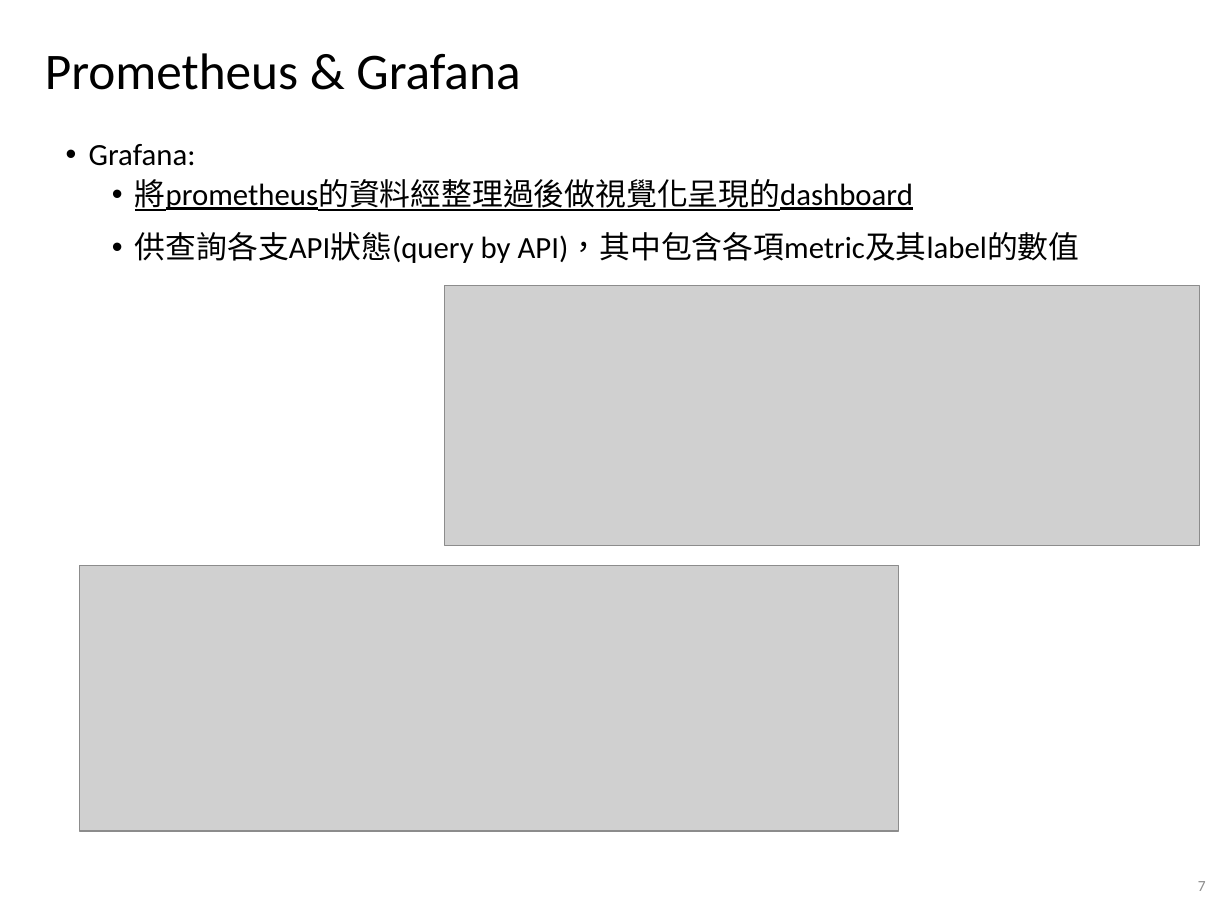
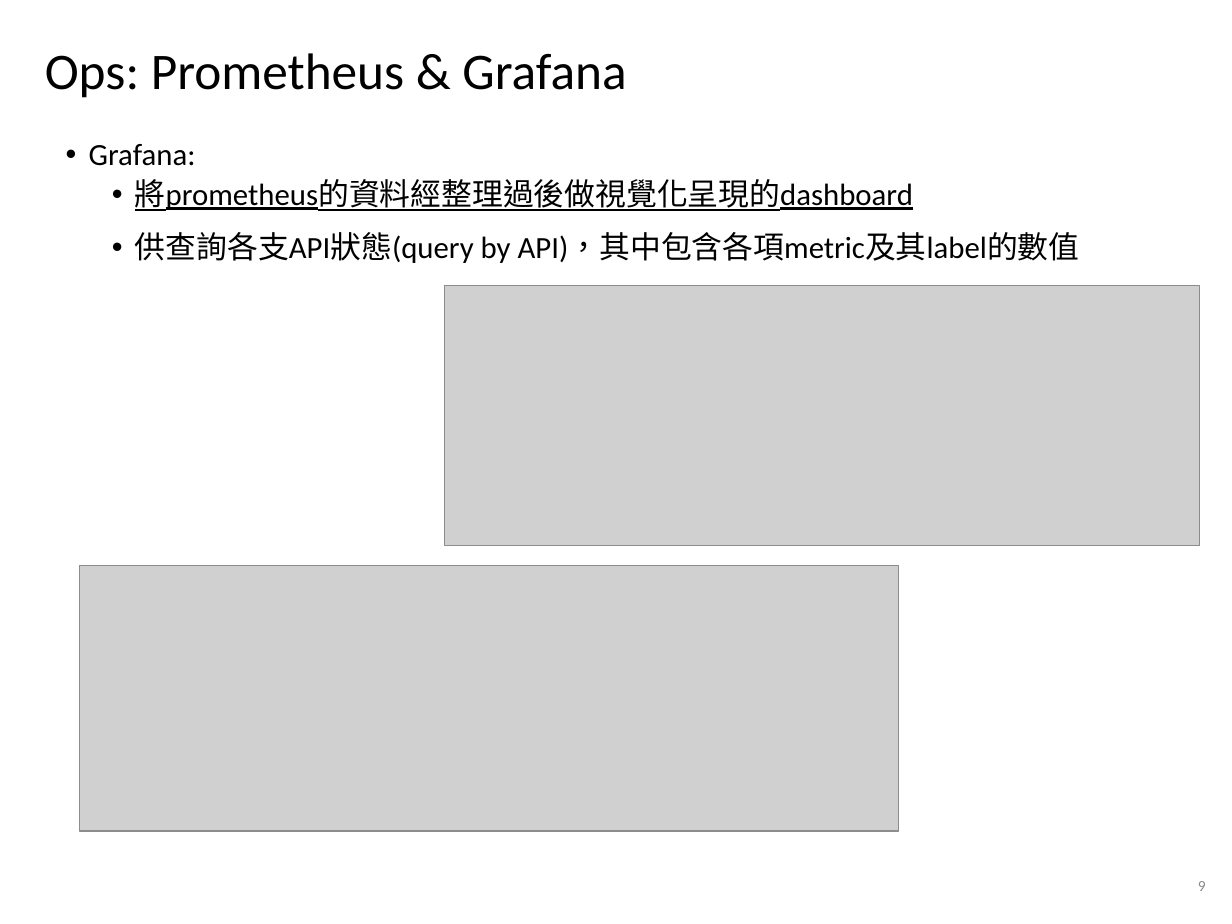
Before and after one commit to alvinyee860120/AIOps-anomaly-detection, a slide deck: slide 9 of AIOps結案報告.pptx (slide 7 before the commit). Drawn at 1232x924 pixels with LibreOffice and Linux fonts; fonts in the diff are those of the drawing; grey boxes stand for pictures; background and template pictures are left out. Boxes give left, top, right and bottom in pixels: in the first picture for what was removed or moved away, otherwise in the second. Text is boxed around its words. In the diff, an @@ line names an element or a change of style, - is before the commit and + after.

```diff
--- a/AIOps結案報告.pptx
+++ b/AIOps結案報告.pptx
@@ title at [45,53,626,98]: text changed @@
-Prometheus & Grafana
+Ops: Prometheus & Grafana
@@ page number at [1198,881,1206,891]: text changed @@
-7
+9
```
Also in this commit, not shown: 25 other slides changed, 14 slides added, 12 slides removed.
